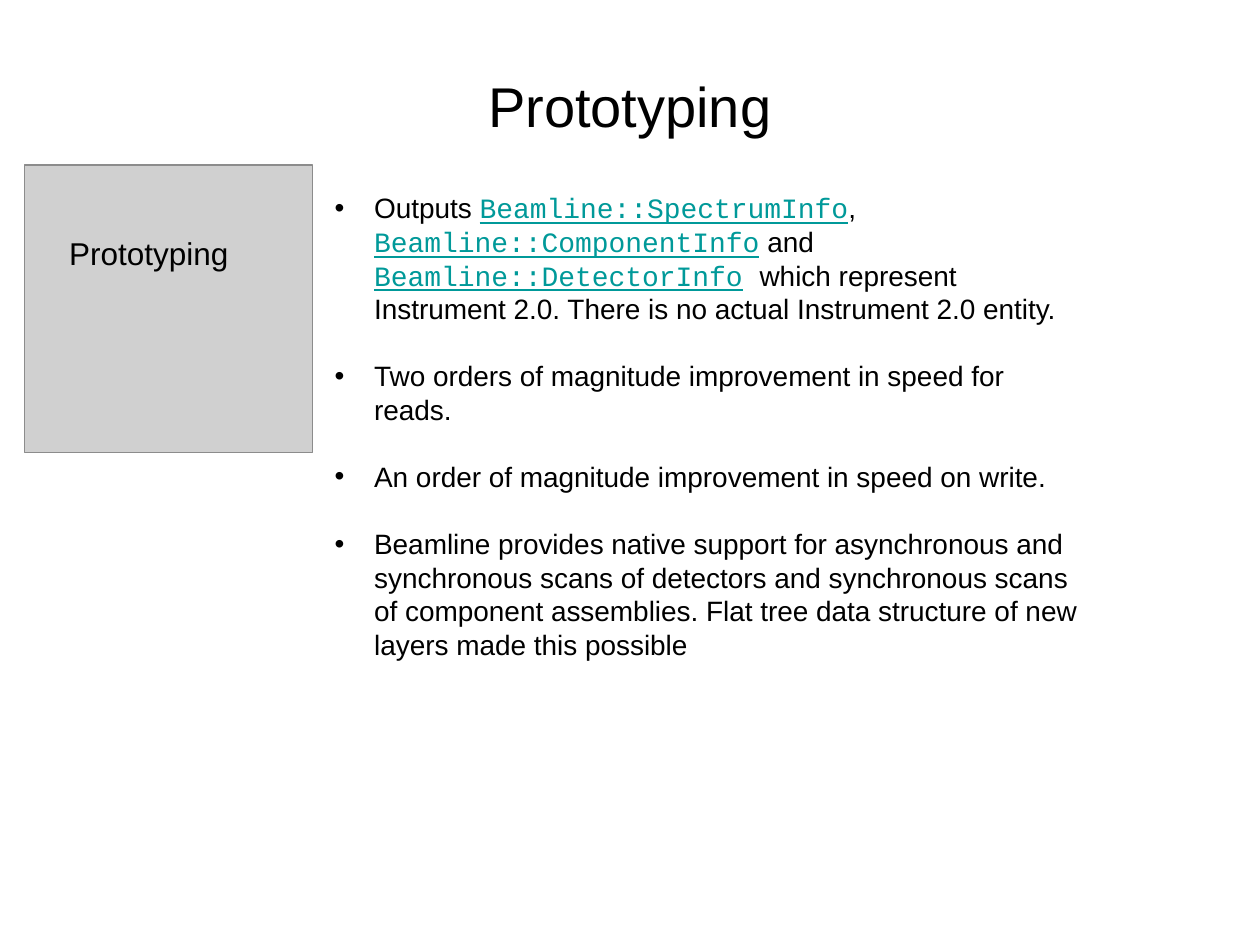
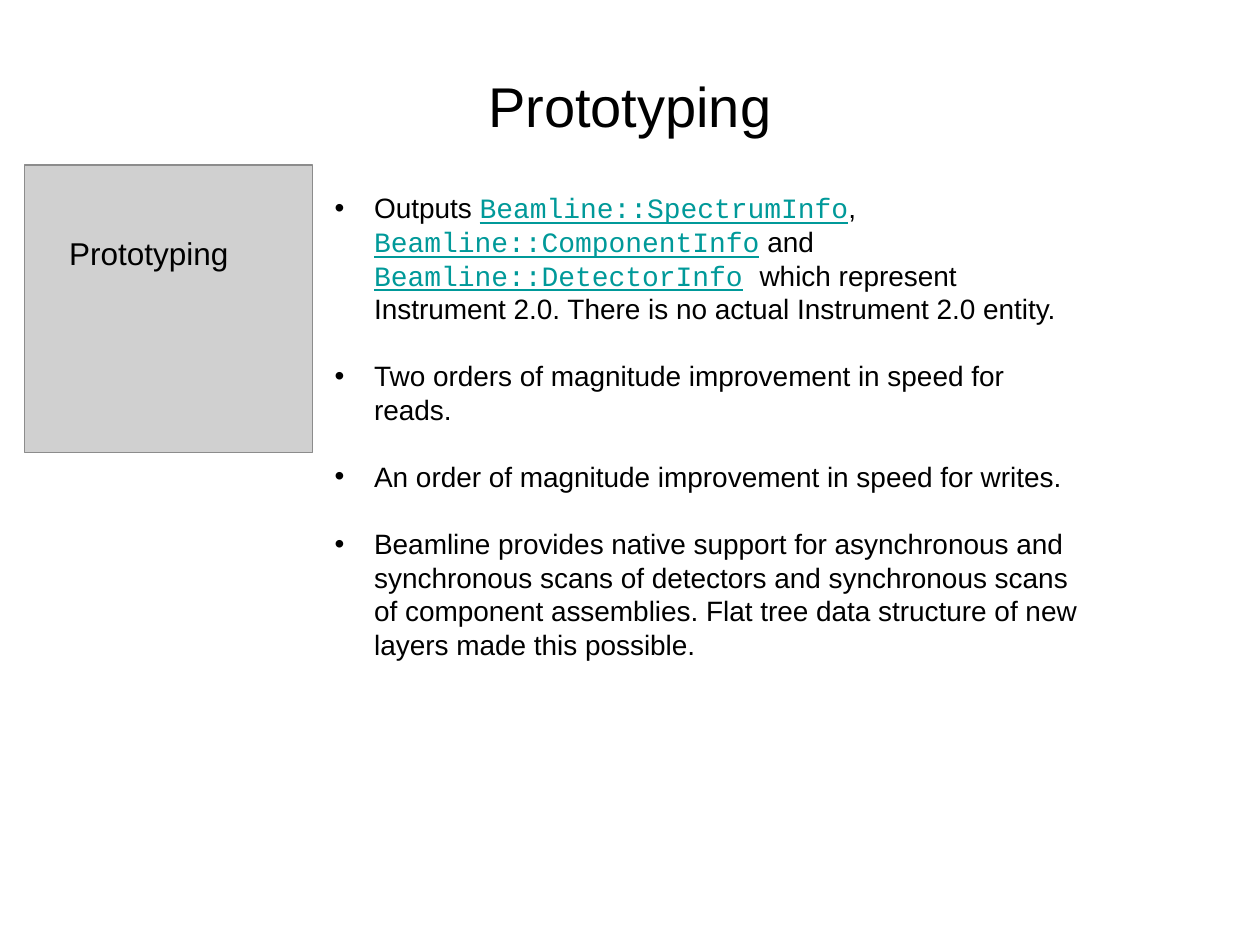
Before and after one commit to ess-dmsc-dram/documents, a slide deck: slide 11 of presentations/Instrument_2_0/Instrument 2.0 Update.pptx. Drawn at 1260x945 pixels with LibreOffice and Linux fonts; fonts in the diff are those of the drawing; grey boxes stand for pictures; background and template pictures are left out. Boxes give left, top, right and bottom in pixels: in the first picture for what was removed or moved away, otherwise in the second. Text is boxed around its words. In the diff, an @@ line names an element or a change of style, - is before the commit and + after.

```diff
--- a/presentations/Instrument_2_0/Instrument 2.0 Update.pptx
+++ b/presentations/Instrument_2_0/Instrument 2.0 Update.pptx
@@ text at bbox=[374, 466, 1076, 660]: text changed @@
-• An order of magnitude improvement in speed on write.
-• Beamline provides native support for asynchronous and synchronous scans of detectors and synchronous scans of component assemblies. Flat tree data structure of new layers made this possible
+• An order of magnitude improvement in speed for writes.
+• Beamline provides native support for asynchronous and synchronous scans of detectors and synchronous scans of component assemblies. Flat tree data structure of new layers made this possible.
```
Also in this commit, not shown: 14 other slides changed, 1 slide removed, 1 other file.
